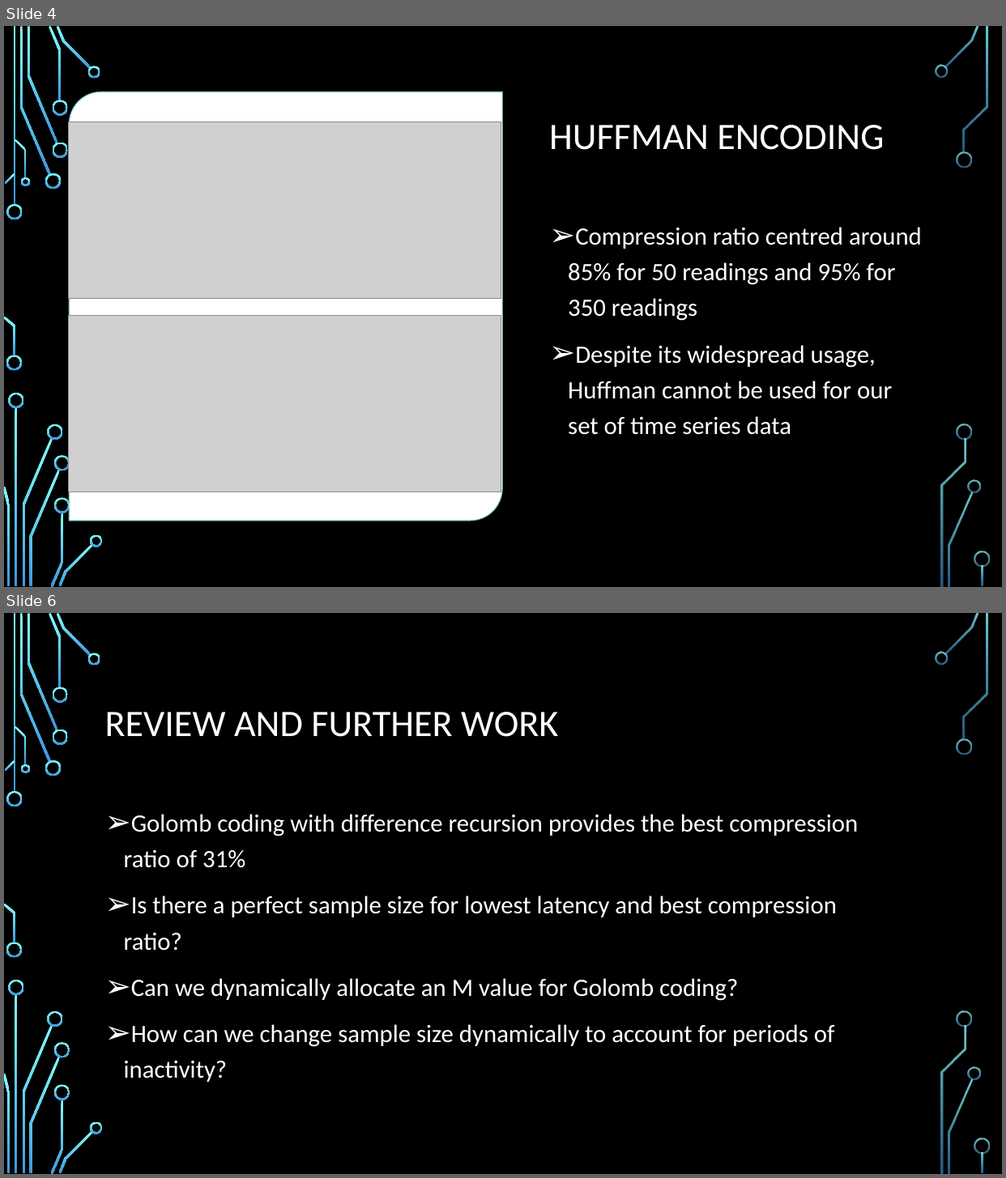
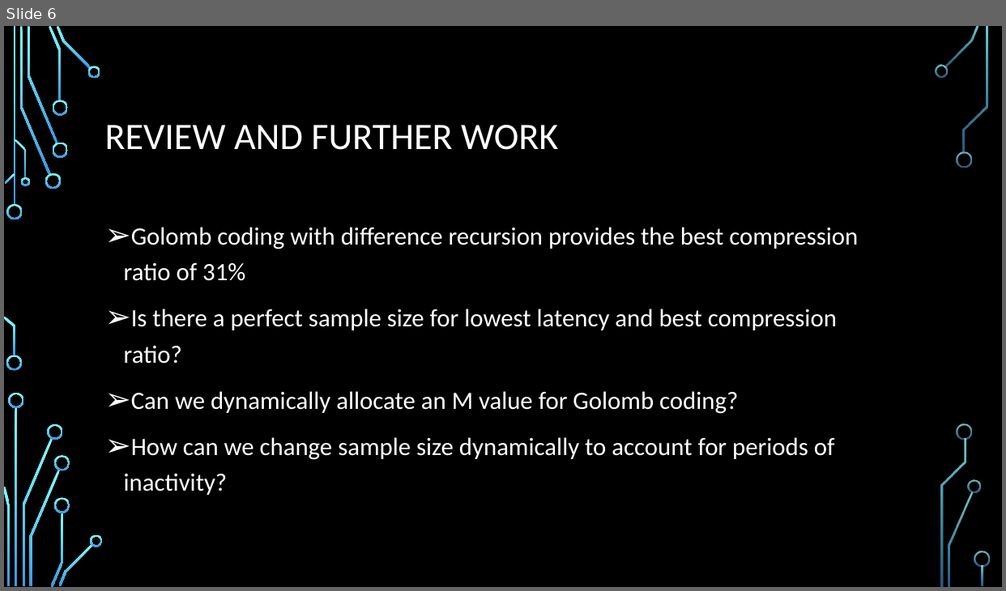
Before and after one commit to parth2480/data_compression, a slide deck: Parth viva presentation.pptx. Shown one above the other, each under a label of ours: slides 4 and 6 before the commit, slide 6 after it; the slides between them are not shown. The pictures are 1006x1178 and 1006x591 pixels, drawn with LibreOffice and Linux fonts; fonts in the diff are those of the drawing; grey boxes stand for pictures; background and template pictures are left out. Boxes give left, top, right and bottom in pixels: in the first picture for what was removed or moved away, otherwise in the second. Text is boxed around its words. In the diff, an @@ line names an element or a change of style, - is before the commit and + after.

```diff
--- a/Parth viva presentation.pptx
+++ b/Parth viva presentation.pptx
@@ slide 4 removed at <box>4,26,1002,587</box>, background picture (left out); not listed: 36 template elements that a slide beside it also shows @@
@@ round diag rect removed at <box>69,92,502,520</box> @@
@@ picture removed at <box>68,122,501,298</box> @@
@@ title removed at <box>549,125,884,150</box> @@
-HUFFMAN ENCODING
@@ text removed at <box>568,227,922,435</box> @@
-➢ Compression ratio centred around 85% for 50 readings and 95% for 350 readings
-➢ Despite its widespread usage, Huffman cannot be used for our set of time series data
@@ picture removed at <box>68,316,501,493</box> @@
```
Also in this commit, not shown: 1 slide changed, 2 slides added.
